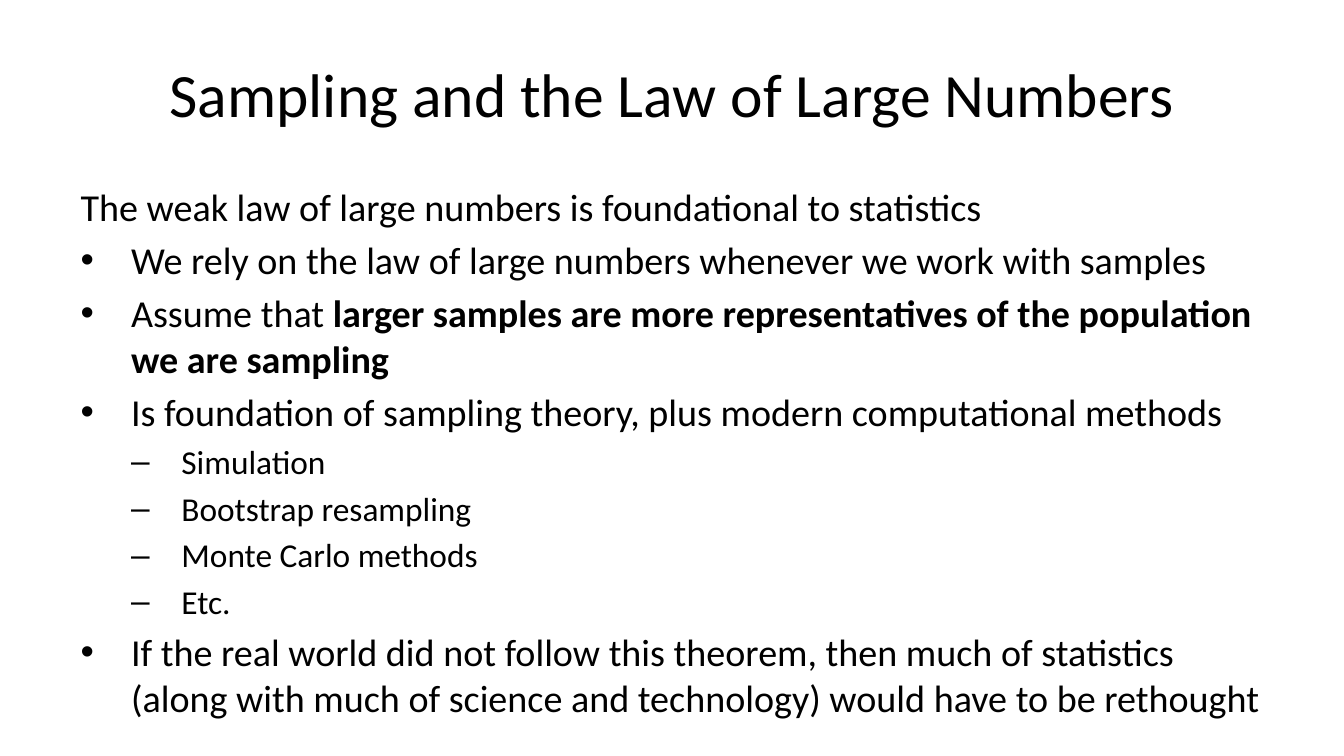
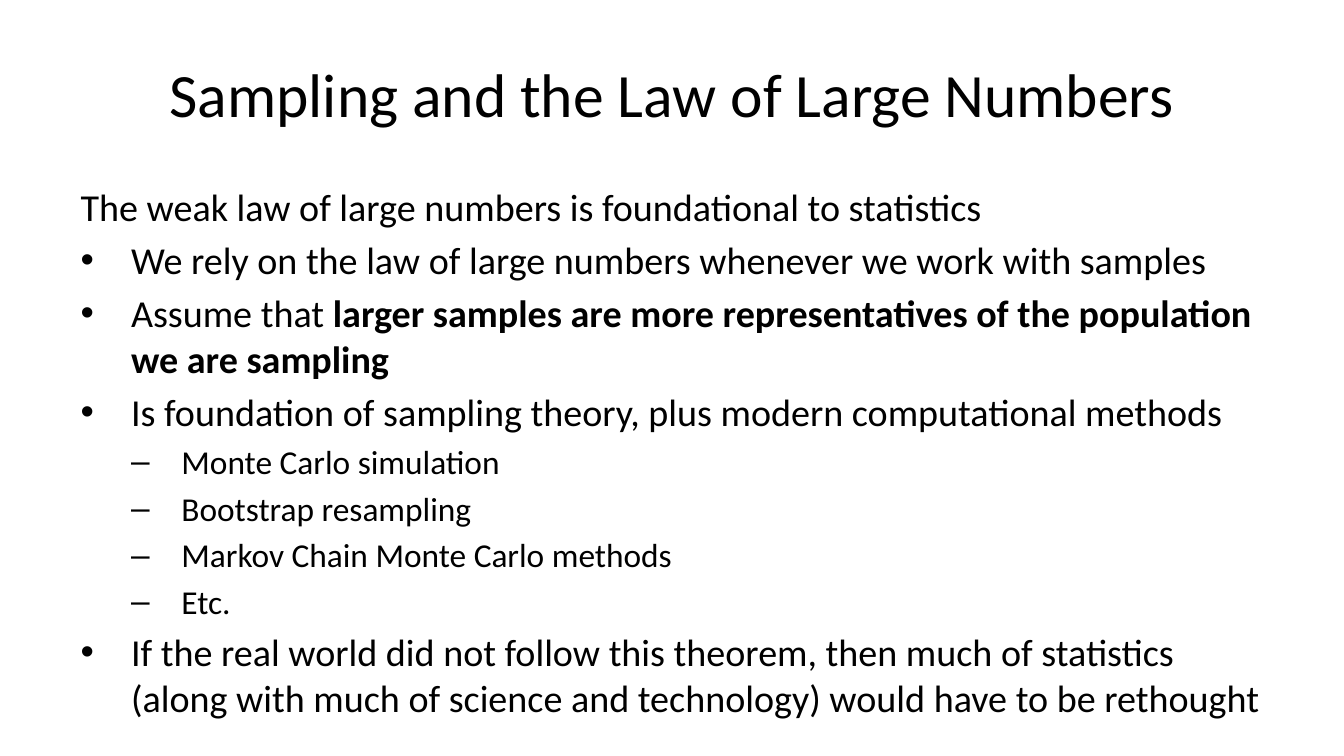
Before and after one commit to StephenElston/CSCI-E-83, a slide deck: slide 17 of LectureSlides/04_SamplingAndSimulation.pptx (slide 13 before the commit). Drawn at 1344x756 pixels with LibreOffice and Linux fonts; fonts in the diff are those of the drawing. Boxes give left, top, right and bottom in pixels: in the first picture for what was removed or moved away, otherwise in the second. Text is boxed around its words. In the diff, an @@ line names an element or a change of style, - is before the commit and + after.

```diff
--- a/LectureSlides/04_SamplingAndSimulation.pptx
+++ b/LectureSlides/04_SamplingAndSimulation.pptx
@@ text at box(181, 450, 500, 475): text changed @@
-  – Simulation
+  – Monte Carlo simulation
@@ text at box(181, 543, 672, 568): text changed @@
-  – Monte Carlo methods
+  – Markov Chain Monte Carlo methods
```
Also in this commit, not shown: 5 other slides changed, 6 slides added, 1 slide removed, 2 other files.
